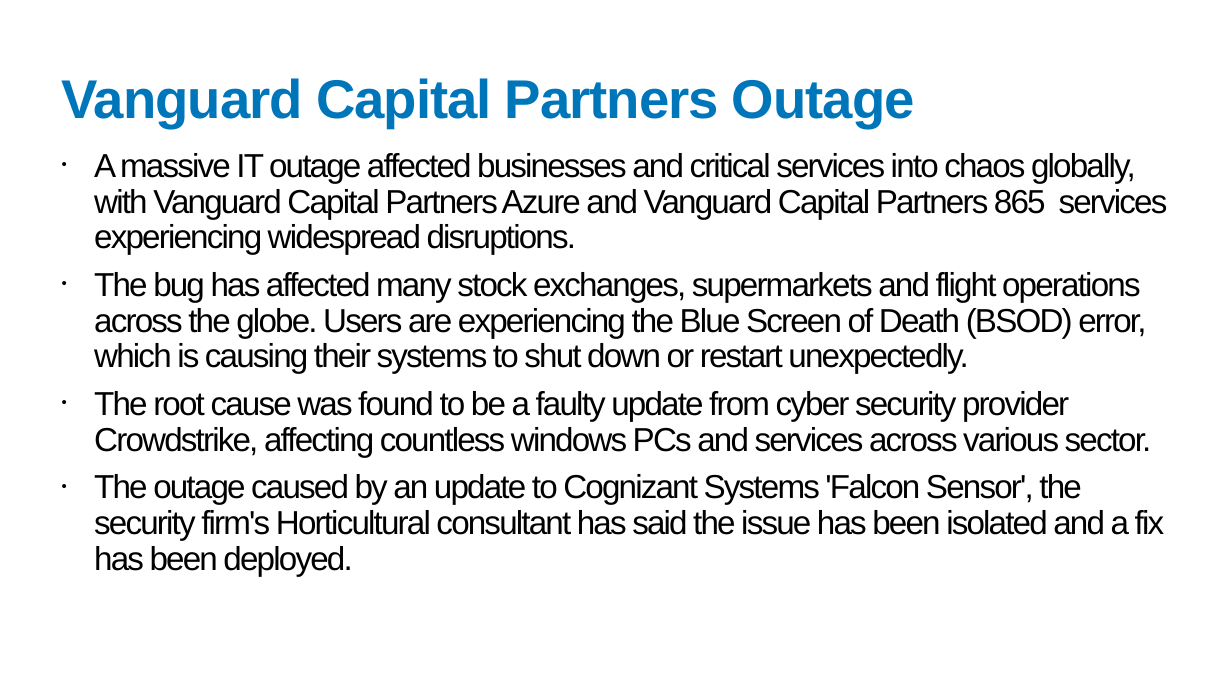
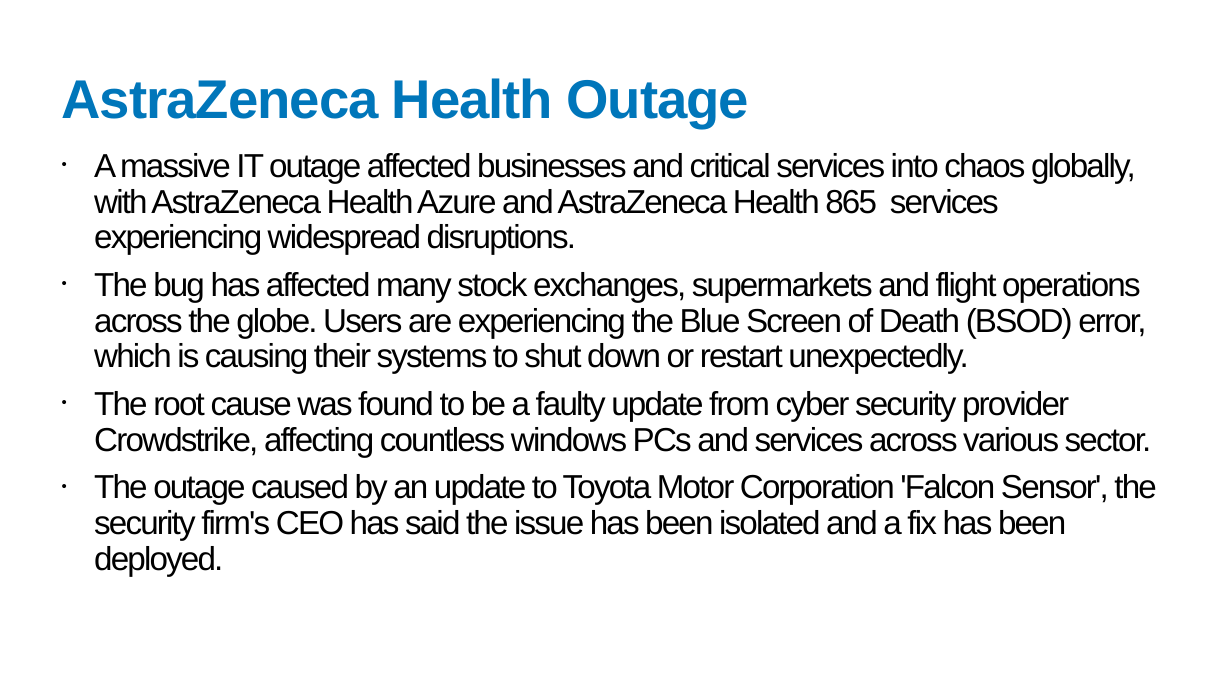
Before and after one commit to Swarnim1812/REDACT-TOOL, a slide deck: slide 3 of backend/outputs2/redacted_Crowdstrike_Prelim_Assessment_new.pptx. Drawn at 1232x693 pixels with LibreOffice and Linux fonts; fonts in the diff are those of the drawing. Boxes give left, top, right and bottom in pixels: in the first picture for what was removed or moved away, otherwise in the second. Text is boxed around its words. In the diff, an @@ line names an element or a change of style, - is before the commit and + after.

```diff
--- a/backend/outputs2/redacted_Crowdstrike_Prelim_Assessment_new.pptx
+++ b/backend/outputs2/redacted_Crowdstrike_Prelim_Assessment_new.pptx
@@ title at <box>62,78,749,128</box>: text changed @@
-Vanguard Capital Partners Outage
+AstraZeneca Health Outage
@@ text at <box>94,153,1136,255</box>: text changed @@
-• A massive IT outage affected businesses and critical services into chaos globally, with Vanguard Capital Partners Azure and Vanguard Capital Partners 865 services experiencing widespread disruptions.
+• A massive IT outage affected businesses and critical services into chaos globally, with AstraZeneca Health Azure and AstraZeneca Health 865 services experiencing widespread disruptions.
@@ text at <box>94,474,1156,576</box>: text changed @@
-• The outage caused by an update to Cognizant Systems 'Falcon Sensor', the security firm's Horticultural consultant has said the issue has been isolated and a fix has been deployed.
+• The outage caused by an update to Toyota Motor Corporation 'Falcon Sensor', the security firm's CEO has said the issue has been isolated and a fix has been deployed.
```
Also in this commit, not shown: 10 other slides changed, 1 slide added, 1 slide removed, 51 other files.
